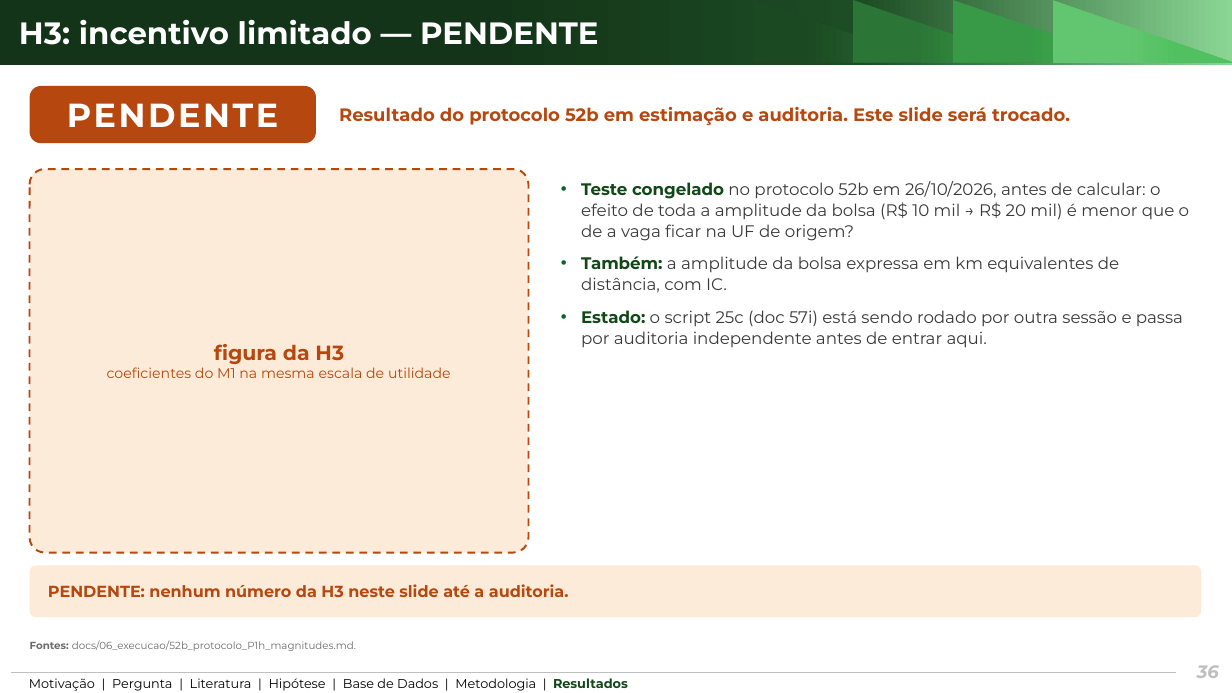
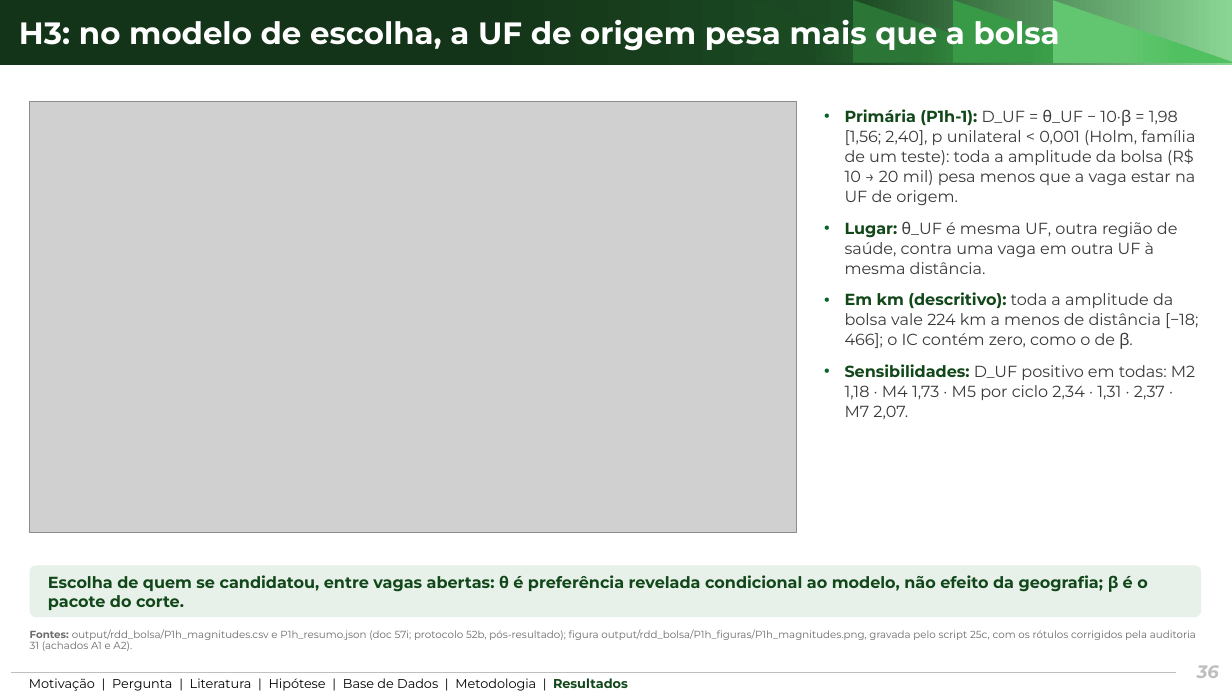
Before and after one commit to ka1victor/impact-eval-health-econ-pmme, a slide deck: slide 36 of output/apresentacao_banca2/deck_banca2_proposta.pptx. Drawn at 1232x693 pixels with LibreOffice and Linux fonts; fonts in the diff are those of the drawing; grey boxes stand for pictures; background and template pictures are left out. Boxes give left, top, right and bottom in pixels: in the first picture for what was removed or moved away, otherwise in the second. Text is boxed around its words. In the diff, an @@ line names an element or a change of style, - is before the commit and + after.

```diff
--- a/output/apresentacao_banca2/deck_banca2_proposta.pptx
+++ b/output/apresentacao_banca2/deck_banca2_proposta.pptx
@@ title at [19, 15, 1060, 52]: text changed @@
-H3: incentivo limitado — PENDENTE
+H3: no modelo de escolha, a UF de origem pesa mais que a bolsa
@@ rounded rectangle removed at [30, 86, 316, 143] @@
-PENDENTE
@@ picture added at [30, 102, 797, 533] @@
@@ text removed at [339, 107, 1070, 125] @@
-Resultado do protocolo 52b em estimação e auditoria. Este slide será trocado.
@@ text added at [845, 109, 1198, 419], 12.5 pt, text #3A3A3A @@
+• Primária (P1h-1): D_UF = θ_UF − 10·β = 1,98 [1,56; 2,40], p unilateral < 0,001 (Holm, família de um teste): toda a amplitude da bolsa (R$ 10 → 20 mil) pesa menos que a vaga estar na UF de origem.
+• Lugar: θ_UF é mesma UF, outra região de saúde, contra uma vaga em outra UF à mesma distância.
+• Em km (descritivo): toda a amplitude da bolsa vale 224 km a menos de distância [−18; 466]; o IC contém zero, como o de β.
+• Sensibilidades: D_UF positivo em todas: M2 1,18 · M4 1,73 · M5 por ciclo 2,34 · 1,31 · 2,37 · M7 2,07.
@@ rounded rectangle removed at [30, 169, 529, 553] @@
-figura da H3
-coeficientes do M1 na mesma escala de utilidade
@@ text removed at [581, 181, 1189, 348] @@
-• Teste congelado no protocolo 52b em 26/10/2026, antes de calcular: o efeito de toda a amplitude da bolsa (R$ 10 mil → R$ 20 mil) é menor que o de a vaga ficar na UF de origem?
-• Também: a amplitude da bolsa expressa em km equivalentes de distância, com IC.
-• Estado: o script 25c (doc 57i) está sendo rodado por outra sessão e passa por auditoria independente antes de entrar aqui.
@@ rounded rectangle "Escolha de quem se candidatou, ..." at [30, 566, 1202, 617]: fill #FDEBD9 to #E7F1EA @@
@@ text in rounded rectangle at [48, 575, 1148, 610]: text changed; text colour #B5470F to #114719 @@
-PENDENTE: nenhum número da H3 neste slide até a auditoria.
+Escolha de quem se candidatou, entre vagas abertas: θ é preferência revelada condicional ao modelo, não efeito da geografia; β é o pacote do corte.
@@ text at [30, 629, 1196, 651]: text changed @@
-Fontes: docs/06_execucao/52b_protocolo_P1h_magnitudes.md.
+Fontes: output/rdd_bolsa/P1h_magnitudes.csv e P1h_resumo.json (doc 57i; protocolo 52b, pós-resultado); figura output/rdd_bolsa/P1h_figuras/P1h_magnitudes.png, gravada pelo script 25c, com os rótulos corrigidos pela auditoria 31 (achados A1 e A2).
```
Also in this commit, not shown: 3 other slides changed, 16 other files.
